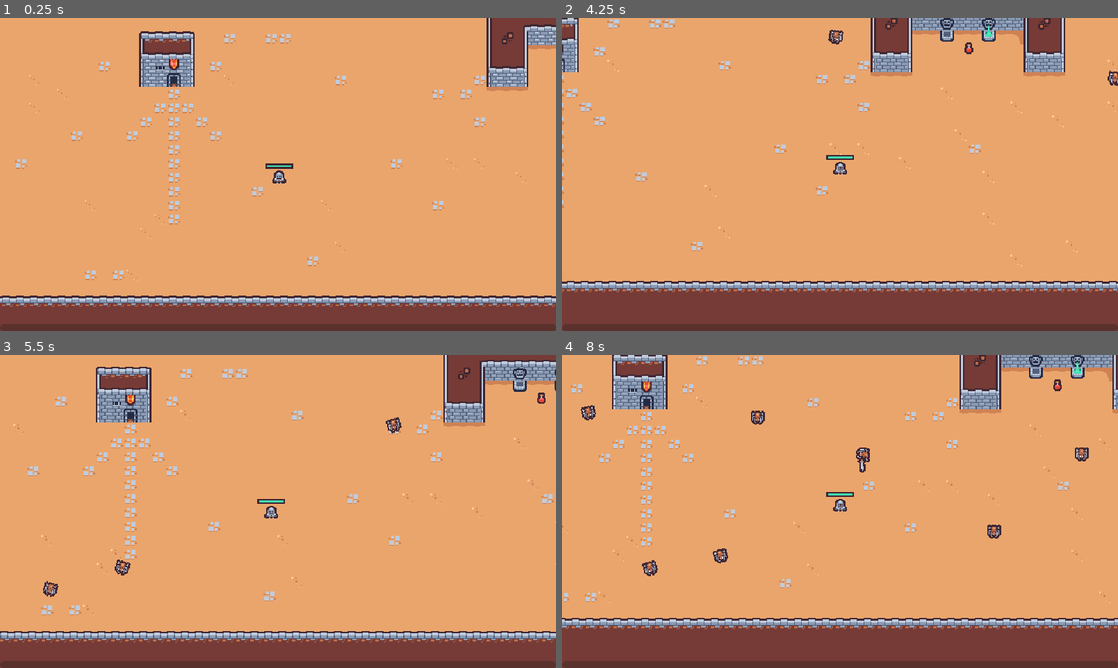
Above: before the commit, frames 1-4 (two rows, left to right).
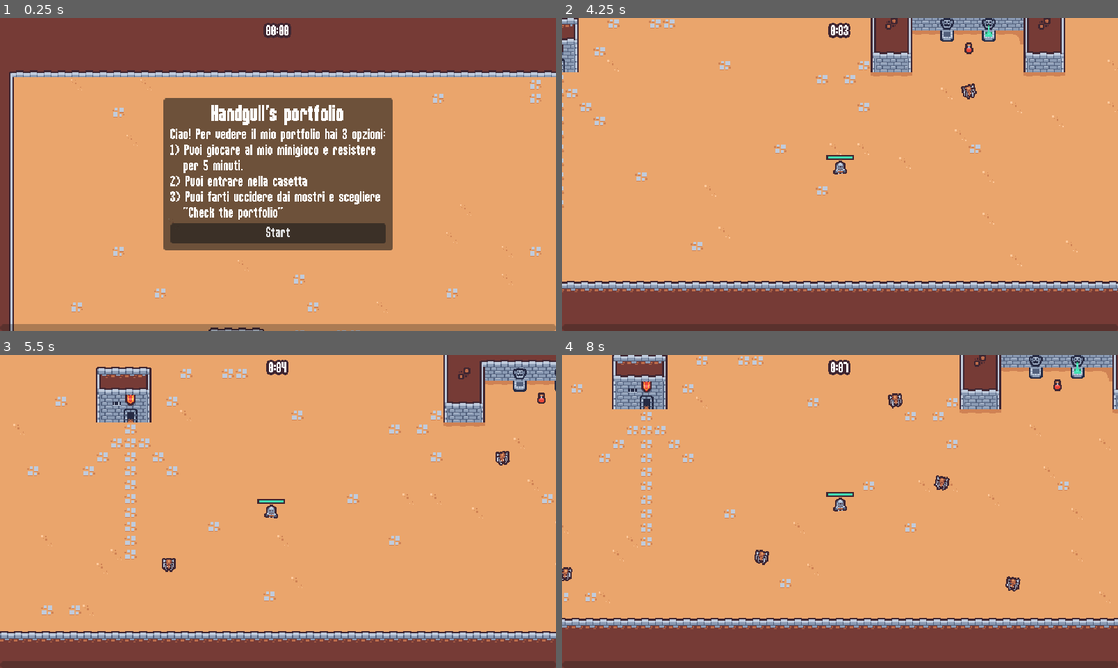
Above: after the commit, the same moments.

Repository: handgull/portfolio
Game: Godot game, scene res://scenes/main/main.tscn
Same seed, same stepped clock (60 frames per second), same inputs: the game is played once before the commit and once after it. Before the commit the project starts from res://scenes/main.tscn.
Inputs (mouse positions are in pixels of both pictures, inside the frame that each line leads up to):
- Up to frame 1 (0.25 s): no input
- Up to frame 2 (4.25 s): click (840, 233) at 0.5 s, where only the run after the commit has a clickable "Start"; tap Enter at 1.25 s; hold Right (right) 1.28-2.03 s; hold S (down) 2.03-2.78 s; hold Right (right) 2.78-3.53 s; hold W (up) from 3.53 s (still down)
- Up to frame 3 (5.5 s): release W (up) at 4.28 s; hold A (left) from 4.28 s (still down)
- Up to frame 4 (8 s): release A (left) at 5.78 s; hold S (down) 5.78-6.53 s; hold Right (right) 6.53-7.28 s; hold W (up) from 7.28 s (still down)

The runs differ from the first frame. In frame 1, 52% of the frame differs, in the area x 0-100%, y 0-100%; in frame 2, 0.4%; in frame 3, 0.7%; in frame 4, 1.4%.

Commit message:
big changes

Diff:
--- a/components/hurt_box_component/hurt_box_component.gd
+++ b/components/hurt_box_component/hurt_box_component.gd
@@ -2,6 +2,7 @@
 class_name HurtBoxComponent
 
 @export var health_component: HealthComponent
+var floating_text_scene = preload("res://ui/floating_text/floating_text.tscn")
 
 func _ready():
 	area_entered.connect(_on_area_entered)
@@ -14,3 +15,9 @@
 
 	var hit_box_component = other_area as HitBoxComponent
 	health_component.damage(hit_box_component.damage)
+
+	var floating_text = floating_text_scene.instantiate() as Node2D
+	get_tree().get_first_node_in_group("foreground_layer").add_child(floating_text)
+
+	floating_text.global_position = global_position
+	floating_text.start(str(hit_box_component.damage))
--- a/entities/enemies/bug_enemy/bug_enemy.gd
+++ b/entities/enemies/bug_enemy/bug_enemy.gd
@@ -3,7 +3,7 @@
 @onready var visuals = $Visuals
 @onready var velocity_component = $VelocityComponent
 
-func _process(delta):
+func _process(_delta):
 	velocity_component.accelerate_to_player()
 	velocity_component.move(self)
 
--- a/entities/experience_vial/experience_vial.gd
+++ b/entities/experience_vial/experience_vial.gd
@@ -24,7 +24,7 @@
 func disable_collision():
 	collision_shape_2d.disabled = true
 
-func _on_area_entered(other_area: Area2D):
+func _on_area_entered(_other_area: Area2D):
 	Callable(disable_collision).call_deferred()
 
 	var tween = create_tween()
--- a/entities/healing_potion/healing_potion.gd
+++ b/entities/healing_potion/healing_potion.gd
@@ -24,7 +24,7 @@
 func disable_collision():
 	collision_shape_2d.disabled = true
 
-func _on_area_entered(other_area: Area2D):
+func _on_area_entered(_other_area: Area2D):
 	Callable(disable_collision).call_deferred()
 
 	var tween = create_tween()
--- a/entities/player/player.gd
+++ b/entities/player/player.gd
@@ -22,7 +22,7 @@
 func _process(delta):
 	var direction = get_direction_vector()
 	var target_velocity = direction * MAX_SPEED
-	var velocity = Vector2.ZERO
+	velocity = Vector2.ZERO
 	velocity = lerp(velocity, target_velocity, 1 - exp(-delta * ACCELLERATION_SMOOTHING))
 	set_velocity(velocity)
 	move_and_slide()
@@ -58,7 +58,7 @@
 	colliding_bodies += 1
 	check_deal_damage()
 
-func _on_body_exited(body: Node2D):
+func _on_body_exited(_body: Node2D):
 	colliding_bodies -= 1
 
 func _on_damage_interval_timeout():
--- a/managers/arena_time_manager/arena_time_manager.gd
+++ b/managers/arena_time_manager/arena_time_manager.gd
@@ -1,5 +1,6 @@
 extends Node
 
+signal time_elapsed
 signal arena_difficulty_increased(arena_difficulty: int)
 
 @export var end_screen_scene: PackedScene
@@ -7,8 +8,18 @@
 const DIFFICULTY_INTERVAL = 5
 var arena_difficulty = 0
 
+func _ready():
+	timer.timeout.connect(_on_timer_timeout)
+
 func _process(_delta):
 	var next_time_target = timer.wait_time - ((arena_difficulty + 1) * DIFFICULTY_INTERVAL)
 	if timer.time_left <= next_time_target:
 		arena_difficulty += 1
 		arena_difficulty_increased.emit(arena_difficulty)
+
+func get_time_elapsed() -> float:
+	return timer.wait_time - timer.time_left
+
+func _on_timer_timeout():
+	var end_screen_instance = end_screen_scene.instantiate()
+	add_child(end_screen_instance)
--- a/project.godot
+++ b/project.godot
@@ -11,7 +11,7 @@
 [application]
 
 config/name="handgull's portfolio"
-run/main_scene="res://scenes/main.tscn"
+run/main_scene="res://scenes/main/main.tscn"
 config/features=PackedStringArray("4.1", "GL Compatibility")
 config/icon="res://icon.svg"
 
@@ -27,6 +27,10 @@
 window/size/window_width_override=1920
 window/size/window_height_override=1080
 window/stretch/mode="viewport"
+
+[gui]
+
+theme/custom="res://resources/theme/theme.tres"
 
 [input]
 
--- /dev/null
+++ b/resources/theme/theme.tres
@@ -0,0 +1,7 @@
+[gd_resource type="Theme" load_steps=2 format=3 uid="uid://fjw2nmfbagdg"]
+
+[ext_resource type="FontFile" uid="uid://c2hpkxursi2lm" path="res://assets/fonts/Rockboxcond12.ttf" id="1_5vnay"]
+
+[resource]
+default_font = ExtResource("1_5vnay")
+default_font_size = 16
--- /dev/null
+++ b/scenes/main/main.gd
@@ -0,0 +1,14 @@
+extends Node2D
+
+@export var end_screen_scene: PackedScene
+@export var start_screen_scene: PackedScene
+
+func _ready():
+	%Player.health_component.died.connect(_on_player_died)
+	var start_screen_instance = start_screen_scene.instantiate()
+	add_child(start_screen_instance)
+
+func _on_player_died():
+	var end_screen_instance = end_screen_scene.instantiate()
+	add_child(end_screen_instance)
+	end_screen_instance.set_defeat()
--- a/scenes/main.tscn
+++ b/scenes/main/main.tscn
@@ -1,17 +1,21 @@
-[gd_scene load_steps=12 format=3 uid="uid://dmk2j2k8ro6qh"]
-
-[ext_resource type="PackedScene" uid="uid://col0jw5cf8t1l" path="res://ui/experience_bar/experience_bar.tscn" id="1_abkgm"]
-[ext_resource type="Texture2D" uid="uid://baq157clj0pi8" path="res://assets/tilemap.png" id="1_c75f2"]
-[ext_resource type="PackedScene" uid="uid://cjs13ag2u5yul" path="res://managers/arena_time_manager/arena_time_manager.tscn" id="1_j417v"]
-[ext_resource type="PackedScene" uid="uid://ck1y7wpn55rnd" path="res://entities/game_camera/game_camera.tscn" id="1_wc3o6"]
-[ext_resource type="PackedScene" uid="uid://ba03vjhvndjfs" path="res://entities/player/player.tscn" id="2_5lcoy"]
-[ext_resource type="PackedScene" uid="uid://lwyccvmu7qlq" path="res://managers/enemies_manager/enemies_manager.tscn" id="2_wvo48"]
-[ext_resource type="PackedScene" uid="uid://eag0tjhrwjqe" path="res://entities/enemies/bug_enemy/bug_enemy.tscn" id="3_di3oh"]
-[ext_resource type="PackedScene" uid="uid://b86xyhm367jfe" path="res://managers/experience_manager/experience_manager.tscn" id="4_foy0y"]
-[ext_resource type="PackedScene" uid="uid://dhkvclk60alrg" path="res://entities/healing_potion/healing_potion.tscn" id="9_4fueh"]
+[gd_scene load_steps=16 format=3 uid="uid://dmk2j2k8ro6qh"]
+
+[ext_resource type="Script" path="res://scenes/main/main.gd" id="1_1ehx7"]
+[ext_resource type="PackedScene" uid="uid://cbmn8e2a3n1gr" path="res://ui/arena_time_ui/arena_time_ui.tscn" id="2_uj6xl"]
+[ext_resource type="PackedScene" uid="uid://col0jw5cf8t1l" path="res://ui/experience_bar/experience_bar.tscn" id="3_de2tm"]
+[ext_resource type="PackedScene" uid="uid://bjvwjqxi8qrsd" path="res://ui/start_screen/start_screen.tscn" id="3_fqsan"]
+[ext_resource type="PackedScene" uid="uid://cjs13ag2u5yul" path="res://managers/arena_time_manager/arena_time_manager.tscn" id="4_0keae"]
+[ext_resource type="PackedScene" uid="uid://b0qftsihq7fus" path="res://ui/end_screen/end_screen.tscn" id="5_au7hw"]
+[ext_resource type="PackedScene" uid="uid://lwyccvmu7qlq" path="res://managers/enemies_manager/enemies_manager.tscn" id="6_1ytgb"]
+[ext_resource type="PackedScene" uid="uid://eag0tjhrwjqe" path="res://entities/enemies/bug_enemy/bug_enemy.tscn" id="7_qdaf3"]
+[ext_resource type="PackedScene" uid="uid://b86xyhm367jfe" path="res://managers/experience_manager/experience_manager.tscn" id="8_0hn3p"]
+[ext_resource type="PackedScene" uid="uid://ck1y7wpn55rnd" path="res://entities/game_camera/game_camera.tscn" id="9_4l61a"]
+[ext_resource type="Texture2D" uid="uid://baq157clj0pi8" path="res://assets/tilemap.png" id="10_gyiyk"]
+[ext_resource type="PackedScene" uid="uid://ba03vjhvndjfs" path="res://entities/player/player.tscn" id="11_52x3p"]
+[ext_resource type="PackedScene" uid="uid://dhkvclk60alrg" path="res://entities/healing_potion/healing_potion.tscn" id="12_hulir"]
 
 [sub_resource type="TileSetAtlasSource" id="TileSetAtlasSource_dpcy5"]
-texture = ExtResource("1_c75f2")
+texture = ExtResource("10_gyiyk")
 0:4/0 = 0
 0:4/0/terrain_set = 0
 0:4/0/terrain = 0
@@ -222,19 +226,26 @@
 sources/1 = SubResource("TileSetAtlasSource_dpcy5")
 
 [node name="Main" type="Node2D"]
-
-[node name="ExperienceBar" parent="." node_paths=PackedStringArray("experience_manager") instance=ExtResource("1_abkgm")]
+script = ExtResource("1_1ehx7")
+end_screen_scene = ExtResource("5_au7hw")
+start_screen_scene = ExtResource("3_fqsan")
+
+[node name="ArenaTimeUI" parent="." node_paths=PackedStringArray("arena_time_manager") instance=ExtResource("2_uj6xl")]
+arena_time_manager = NodePath("../ArenaTimeManager")
+
+[node name="ExperienceBar" parent="." node_paths=PackedStringArray("experience_manager") instance=ExtResource("3_de2tm")]
 experience_manager = NodePath("../ExperienceManager")
 
-[node name="ArenaTimeManager" parent="." instance=ExtResource("1_j417v")]
-
-[node name="EnemiesManager" parent="." node_paths=PackedStringArray("arena_time_manager") instance=ExtResource("2_wvo48")]
-bug_enemy_scene = ExtResource("3_di3oh")
+[node name="ArenaTimeManager" parent="." instance=ExtResource("4_0keae")]
+end_screen_scene = ExtResource("5_au7hw")
+
+[node name="EnemiesManager" parent="." node_paths=PackedStringArray("arena_time_manager") instance=ExtResource("6_1ytgb")]
+bug_enemy_scene = ExtResource("7_qdaf3")
 arena_time_manager = NodePath("../ArenaTimeManager")
 
-[node name="ExperienceManager" parent="." instance=ExtResource("4_foy0y")]
-
-[node name="GameCamera" parent="." instance=ExtResource("1_wc3o6")]
+[node name="ExperienceManager" parent="." instance=ExtResource("8_0hn3p")]
+
+[node name="GameCamera" parent="." instance=ExtResource("9_4l61a")]
 
 [node name="TileMap" type="TileMap" parent="."]
 tile_set = SubResource("TileSet_wuaqj")
@@ -243,11 +254,12 @@
 
 [node name="EntitiesLayer" type="Node2D" parent="." groups=["entities_layer"]]
 
-[node name="Player" parent="EntitiesLayer" instance=ExtResource("2_5lcoy")]
+[node name="Player" parent="EntitiesLayer" instance=ExtResource("11_52x3p")]
+unique_name_in_owner = true
 position = Vector2(81, 343)
 collision_layer = 4
 
-[node name="HealingPotion" parent="EntitiesLayer" instance=ExtResource("9_4fueh")]
+[node name="HealingPotion" parent="EntitiesLayer" instance=ExtResource("12_hulir")]
 position = Vector2(433, 212)
 
 [node name="ForegroundLayer" type="Node2D" parent="." groups=["foreground_layer"]]
--- /dev/null
+++ b/scenes/portfolio/portfolio.tscn
@@ -0,0 +1,3 @@
+[gd_scene format=3 uid="uid://bx4h57jk7vad0"]
+
+[node name="Portfolio" type="Node2D"]
--- /dev/null
+++ b/ui/arena_time_ui/arena_time_ui.gd
@@ -0,0 +1,15 @@
+extends CanvasLayer
+
+@export var arena_time_manager: Node
+@onready var label = %Label
+
+func _process(_delta):
+	if arena_time_manager == null:
+		return
+	var time_elapsed = arena_time_manager.get_time_elapsed()
+	label.text = format_seconds_to_str(time_elapsed)
+
+func format_seconds_to_str(seconds: float) -> String:
+	var minutes = floor(seconds / 60)
+	var remaining_seconds = floor(seconds - (minutes * 60))
+	return str(minutes) + ":" + "%02d" % remaining_seconds
--- /dev/null
+++ b/ui/arena_time_ui/arena_time_ui.tscn
@@ -0,0 +1,22 @@
+[gd_scene load_steps=2 format=3 uid="uid://cbmn8e2a3n1gr"]
+
+[ext_resource type="Script" path="res://ui/arena_time_ui/arena_time_ui.gd" id="1_oo1xo"]
+
+[node name="ArenaTimeUI" type="CanvasLayer"]
+script = ExtResource("1_oo1xo")
+
+[node name="MarginContainer" type="MarginContainer" parent="."]
+anchors_preset = 10
+anchor_right = 1.0
+offset_top = 8.0
+offset_bottom = 23.0
+grow_horizontal = 2
+
+[node name="Label" type="Label" parent="MarginContainer"]
+unique_name_in_owner = true
+layout_mode = 2
+theme_override_colors/font_outline_color = Color(0.247059, 0.14902, 0.192157, 1)
+theme_override_constants/outline_size = 10
+text = "00:00"
+horizontal_alignment = 1
+vertical_alignment = 1
--- /dev/null
+++ b/ui/end_screen/end_screen.gd
@@ -0,0 +1,22 @@
+extends CanvasLayer
+
+func _ready():
+	get_tree().paused = true
+	%RestartButton.pressed.connect(_on_restart_button_pressed)
+	%PortfolioButton.pressed.connect(_on_portfolio_button_pressed)
+	%QuitButton.pressed.connect(_on_quit_button_pressed)
+
+func set_defeat():
+	%TitleLabel.text = "Defeat"
+	%DescriptionLabel.text = "You lost!"
+
+func _on_restart_button_pressed():
+	get_tree().paused = false
+	get_tree().change_scene_to_file("res://scenes/main/main.tscn")
+
+func _on_quit_button_pressed():
+	get_tree().quit()
+
+func _on_portfolio_button_pressed():
+	get_tree().paused = false
+	get_tree().change_scene_to_file("res://scenes/portfolio/portfolio.tscn")
--- /dev/null
+++ b/ui/end_screen/end_screen.tscn
@@ -0,0 +1,59 @@
+[gd_scene load_steps=2 format=3 uid="uid://b0qftsihq7fus"]
+
+[ext_resource type="Script" path="res://ui/end_screen/end_screen.gd" id="1_6nd7b"]
+
+[node name="EndScreen" type="CanvasLayer"]
+process_mode = 3
+script = ExtResource("1_6nd7b")
+
+[node name="MarginContainer" type="MarginContainer" parent="."]
+anchors_preset = 15
+anchor_right = 1.0
+anchor_bottom = 1.0
+grow_horizontal = 2
+grow_vertical = 2
+
+[node name="PanelContainer" type="PanelContainer" parent="MarginContainer"]
+layout_mode = 2
+size_flags_horizontal = 4
+size_flags_vertical = 4
+
+[node name="MarginContainer" type="MarginContainer" parent="MarginContainer/PanelContainer"]
+custom_minimum_size = Vector2(180, 0)
+layout_mode = 2
+theme_override_constants/margin_left = 8
+theme_override_constants/margin_top = 8
+theme_override_constants/margin_right = 8
+theme_override_constants/margin_bottom = 8
+
+[node name="VBoxContainer" type="VBoxContainer" parent="MarginContainer/PanelContainer/MarginContainer"]
+layout_mode = 2
+
+[node name="TitleLabel" type="Label" parent="MarginContainer/PanelContainer/MarginContainer/VBoxContainer"]
+unique_name_in_owner = true
+layout_mode = 2
+theme_override_font_sizes/font_size = 24
+text = "Victory"
+horizontal_alignment = 1
+vertical_alignment = 1
+
+[node name="DescriptionLabel" type="Label" parent="MarginContainer/PanelContainer/MarginContainer/VBoxContainer"]
+unique_name_in_owner = true
+layout_mode = 2
+text = "You won!"
+vertical_alignment = 1
+
+[node name="RestartButton" type="Button" parent="MarginContainer/PanelContainer/MarginContainer/VBoxContainer"]
+unique_name_in_owner = true
+layout_mode = 2
+text = "Restart"
+
+[node name="PortfolioButton" type="Button" parent="MarginContainer/PanelContainer/MarginContainer/VBoxContainer"]
+unique_name_in_owner = true
+layout_mode = 2
+text = "Check the portfolio"
+
+[node name="QuitButton" type="Button" parent="MarginContainer/PanelContainer/MarginContainer/VBoxContainer"]
+unique_name_in_owner = true
+layout_mode = 2
+text = "Quit"
--- /dev/null
+++ b/ui/floating_text/floating_text.gd
@@ -0,0 +1,15 @@
+extends Node2D
+
+func _ready():
+	pass
+
+func start(text: String):
+	$Label.text = text
+
+	var tween = create_tween()
+	tween.tween_property(self, "global_position", global_position + (Vector2.UP * 16), .3)\
+	.set_ease(Tween.EASE_OUT).set_trans(Tween.TRANS_CUBIC)
+	tween.tween_property(self, "global_position", global_position + (Vector2.UP * 48), .4)\
+	.set_ease(Tween.EASE_IN).set_trans(Tween.TRANS_CUBIC)
+
+	tween.tween_callback(queue_free)
--- /dev/null
+++ b/ui/floating_text/floating_text.tscn
@@ -0,0 +1,18 @@
+[gd_scene load_steps=2 format=3 uid="uid://dkh0g4lsmhp07"]
+
+[ext_resource type="Script" path="res://ui/floating_text/floating_text.gd" id="1_xsb7k"]
+
+[node name="FloatingText" type="Node2D"]
+script = ExtResource("1_xsb7k")
+
+[node name="Label" type="Label" parent="."]
+custom_minimum_size = Vector2(100, 32)
+offset_left = -50.0
+offset_top = -14.0
+offset_right = 50.0
+offset_bottom = 18.0
+theme_override_colors/font_outline_color = Color(0.247059, 0.14902, 0.192157, 1)
+theme_override_constants/outline_size = 2
+text = "42"
+horizontal_alignment = 1
+vertical_alignment = 1
--- /dev/null
+++ b/ui/start_screen/start_screen.gd
@@ -0,0 +1,9 @@
+extends CanvasLayer
+
+func _ready():
+	get_tree().paused = true
+	%StartButton.pressed.connect(_on_start_button_pressed)
+
+func _on_start_button_pressed():
+	get_tree().paused = false
+	queue_free()
--- /dev/null
+++ b/ui/start_screen/start_screen.tscn
@@ -0,0 +1,54 @@
+[gd_scene load_steps=2 format=3 uid="uid://bjvwjqxi8qrsd"]
+
+[ext_resource type="Script" path="res://ui/start_screen/start_screen.gd" id="1_6pn3v"]
+
+[node name="StartScreen" type="CanvasLayer"]
+process_mode = 3
+script = ExtResource("1_6pn3v")
+
+[node name="MarginContainer" type="MarginContainer" parent="."]
+anchors_preset = 15
+anchor_right = 1.0
+anchor_bottom = 1.0
+grow_horizontal = 2
+grow_vertical = 2
+
+[node name="PanelContainer" type="PanelContainer" parent="MarginContainer"]
+layout_mode = 2
+size_flags_horizontal = 4
+size_flags_vertical = 4
+
+[node name="MarginContainer" type="MarginContainer" parent="MarginContainer/PanelContainer"]
+custom_minimum_size = Vector2(180, 0)
+layout_mode = 2
+theme_override_constants/margin_left = 8
+theme_override_constants/margin_top = 8
+theme_override_constants/margin_right = 8
+theme_override_constants/margin_bottom = 8
+
+[node name="VBoxContainer" type="VBoxContainer" parent="MarginContainer/PanelContainer/MarginContainer"]
+layout_mode = 2
+
+[node name="TitleLabel" type="Label" parent="MarginContainer/PanelContainer/MarginContainer/VBoxContainer"]
+unique_name_in_owner = true
+layout_mode = 2
+theme_override_font_sizes/font_size = 24
+text = "Handgull's portfolio"
+horizontal_alignment = 1
+vertical_alignment = 1
+
+[node name="DescriptionLabel" type="Label" parent="MarginContainer/PanelContainer/MarginContainer/VBoxContainer"]
+unique_name_in_owner = true
+layout_mode = 2
+text = "Ciao! Per vedere il mio portfolio hai 3 opzioni:
+1) Puoi giocare al mio minigioco e resistere
+   per 5 minuti.
+2) Puoi entrare nella casetta
+3) Puoi farti uccidere dai mostri e scegliere
+   \"Check the portfolio\""
+vertical_alignment = 1
+
+[node name="StartButton" type="Button" parent="MarginContainer/PanelContainer/MarginContainer/VBoxContainer"]
+unique_name_in_owner = true
+layout_mode = 2
+text = "Start"
Binary file added: assets/fonts/Rockboxcond12.ttf
Not shown, added: assets/fonts/Rockboxcond12.ttf.import
